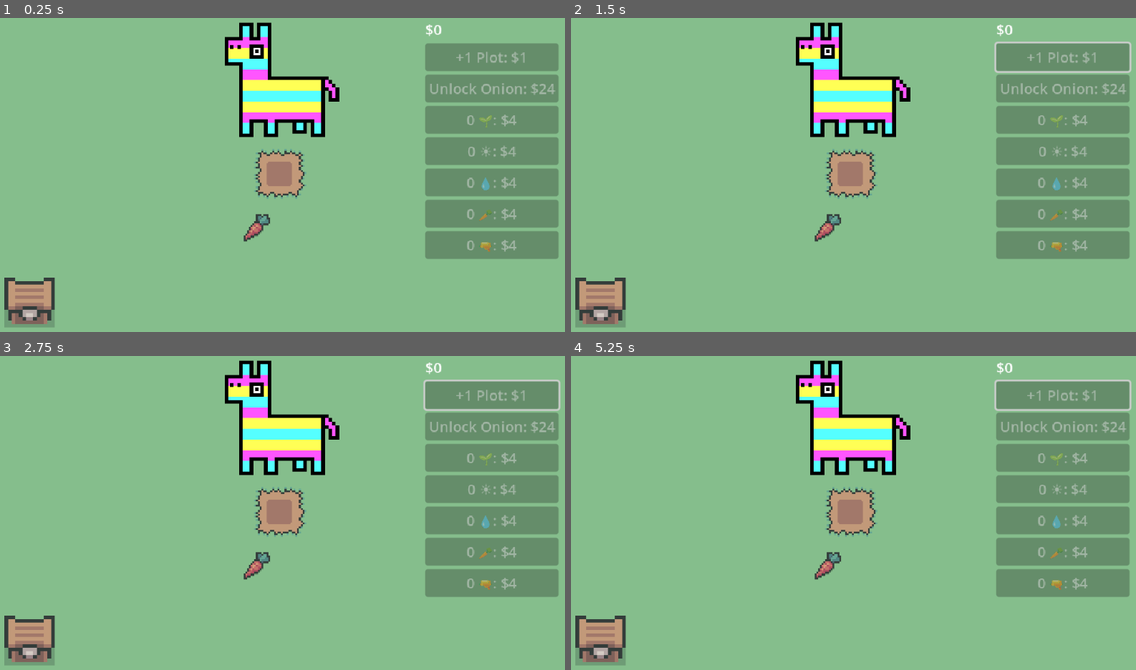
Above: before the commit, frames 1-4 (two rows, left to right).
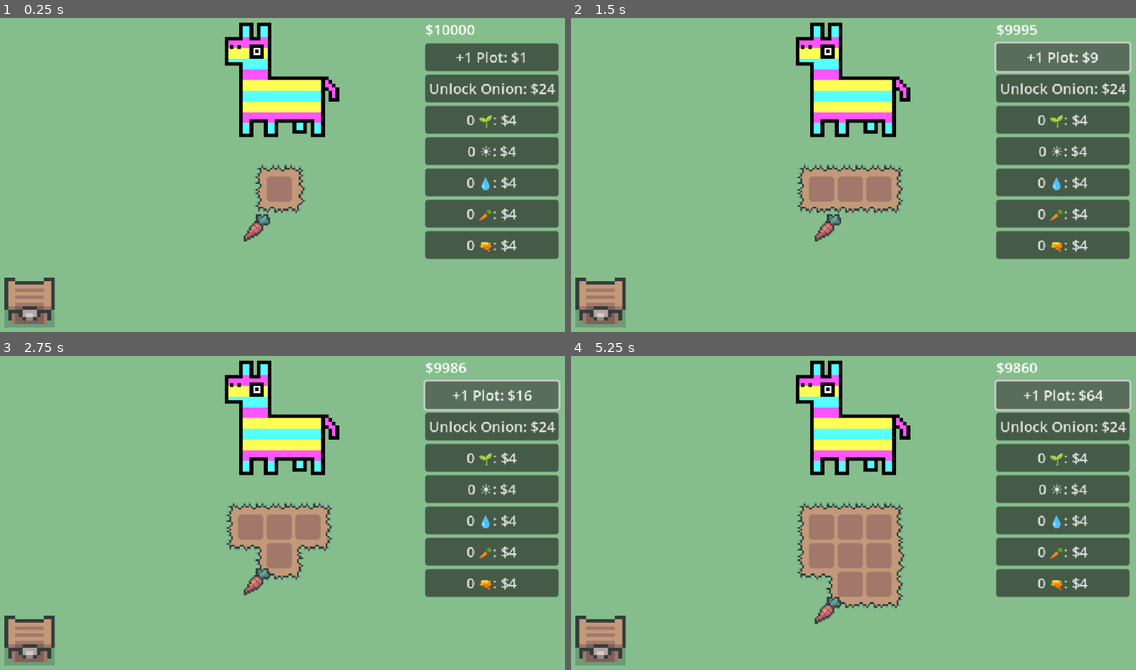
Above: after the commit, the same moments.

Repository: eric-marsh/farminata
Game: Godot game, scene res://scene/scene_switcher.tscn
The game is run twice, just before and just after one commit, with the same random seed, the same clock (stepped at 60 frames per second) and the same inputs. Sound files missing from this copy of the repository are replaced by a short silence.
Inputs (mouse positions are in pixels of both pictures, inside the frame that each line leads up to):
- Up to frame 1 (0.25 s): no input
- Up to frame 2 (1.5 s): click (1062, 58) at 0.5 s, where only the run after the commit has a clickable "+1 Plot: $1"; click (1062, 58) at 1.25 s, where only the run after the commit has a clickable "+1 Plot: $4"
- Up to frame 3 (2.75 s): click (491, 396) at 2 s, where only the run after the commit has a clickable "+1 Plot: $9"
- Up to frame 4 (5.25 s): click (1062, 396) at 2.75 s, where only the run after the commit has a clickable "+1 Plot: $16"; click (1062, 396) at 3.5 s, where only the run after the commit has a clickable "+1 Plot: $25"; click (1062, 396) at 4.25 s, where only the run after the commit has a clickable "+1 Plot: $36"; click (1062, 396) at 5 s, where only the run after the commit has a clickable "+1 Plot: $49"

The runs differ from the first frame. In frame 1, 16% of the frame differs, in the area x 44-99%, y 2-77%; in frame 2, 17%; in frame 3, 18%; in frame 4, 20%, in the area x 39-99%, y 2-86%.

Commit message:
move droppable out of plot zone

Diff:
--- a/scene/droppable.tscn
+++ b/scene/droppable.tscn
@@ -13,8 +13,8 @@
 
 [node name="Droppable" type="RigidBody2D" groups=["droppable"]]
 z_index = 1
-collision_layer = 3
-collision_mask = 3
+collision_layer = 19
+collision_mask = 19
 input_pickable = true
 script = ExtResource("1_34vfq")
 
--- a/scene/main.tscn
+++ b/scene/main.tscn
@@ -23,9 +23,10 @@
 position = Vector2(-320, -180)
 
 [node name="PlotContainer" type="Node2D" parent="."]
-position = Vector2(320, 180)
+position = Vector2(320, 197)
 
 [node name="SlotMachine" parent="PlotContainer" node_paths=PackedStringArray("paired_plot_grid") instance=ExtResource("4_brvut")]
+visible = false
 position = Vector2(44, -32)
 paired_plot_grid = NodePath("../PlotGrid")
 
--- a/scene/plot_grid.tscn
+++ b/scene/plot_grid.tscn
@@ -1,8 +1,11 @@
-[gd_scene load_steps=4 format=3 uid="uid://b8nkjd470xyme"]
+[gd_scene load_steps=5 format=3 uid="uid://b8nkjd470xyme"]
 
 [ext_resource type="Script" uid="uid://caodt7wtk6rf0" path="res://script/plot_grid.gd" id="1_iwkn7"]
 [ext_resource type="PackedScene" uid="uid://b7mjmd8qocm5n" path="res://scene/plot.tscn" id="2_315pt"]
 [ext_resource type="TileSet" uid="uid://dr8cfe3biaoab" path="res://main_tileset.tres" id="3_315pt"]
+
+[sub_resource type="RectangleShape2D" id="RectangleShape2D_315pt"]
+size = Vector2(64, 64)
 
 [node name="PlotGrid" type="Node2D"]
 script = ExtResource("1_iwkn7")
@@ -20,3 +23,11 @@
 
 [node name="Plot4" parent="." instance=ExtResource("2_315pt")]
 position = Vector2(32, 32)
+
+[node name="StaticBody2D" type="StaticBody2D" parent="."]
+collision_layer = 16
+collision_mask = 16
+
+[node name="CollisionShape2D" type="CollisionShape2D" parent="StaticBody2D"]
+position = Vector2(32, 32)
+shape = SubResource("RectangleShape2D_315pt")
--- a/script/debug.gd
+++ b/script/debug.gd
@@ -2,7 +2,7 @@
 
 var DEBUG_SHOW_HELPER_STATE: bool = true
 
-var STARTING_MONEY: int = 0.0
+var STARTING_MONEY: int = 10000
 
 #var Helper_Speed: float = 200.0
 var Helper_Speed: float = 0.0
--- a/script/droppable.gd
+++ b/script/droppable.gd
@@ -77,7 +77,10 @@
 	is_dragging = true
 	$Sprite2D.scale = dragging_scale
 	Globals.Main.is_dragging = true
+	Globals.Main.dragged_droppable = self
 	set_collision_layer_value(1, false)
+	set_collision_layer_value(5, false)
+	set_collision_mask_value(5, false)
 
 func stop_dragging() -> void:
 	if !Globals.Main:
@@ -85,7 +88,16 @@
 	is_dragging = false
 	$Sprite2D.scale = Vector2.ONE
 	Globals.Main.is_dragging = false
+	Globals.Main.dragged_droppable = null
 	set_collision_layer_value(1, true)
+	Util.quick_timer(self, 0.000001, func():
+		if is_instance_valid(self):
+			sleeping=false
+			set_collision_layer_value(5, true)
+			set_collision_mask_value(5, true)
+			global_position += Vector2(1,0)
+		)
+
 
 func delete():
 	print("delete")
--- a/script/main.gd
+++ b/script/main.gd
@@ -8,6 +8,7 @@
 
 var max_blocks: int = 900
 var is_dragging: bool = false
+var dragged_droppable: droppable = null
 
 func _ready() -> void:
 	global_timer = 0
@@ -15,9 +16,8 @@
 	is_game_over = false
 	is_paused = false
 
-
 	if Debug.STARTING_MONEY > 0:
-		State.money = Debug.STARTING_MONEY
+		change_money(Debug.STARTING_MONEY)
 
 func _process(delta: float) -> void:
 	if Globals.Main and Globals.Main.is_paused:
@@ -39,13 +39,13 @@
 		if is_paused and Globals.Audio:
 			Globals.Audio.ship_hover_stop()
 
-	#if event is InputEventMouseButton:
-		#if event.button_index == MOUSE_BUTTON_LEFT and !event.pressed:
-			#is_dragging = false
-			#if dragged_droppable:
-				#dragged_droppable.is_dragging = false
-				#dragged_droppable.start_static = true
-				#dragged_droppable = null
+	if event is InputEventMouseButton and event.button_index == MOUSE_BUTTON_LEFT and !event.pressed:
+		call_deferred("stop_dragging_droppable")
+
+func stop_dragging_droppable() -> void:
+	if dragged_droppable:
+		dragged_droppable.stop_dragging()
+
 
 var can_restart_game = false
 func check_game_over():
@@ -59,8 +59,9 @@
 	pass
 
 func change_money(money_dif: int):
-	State.money += money_dif
-	Globals.CanvasLayerNode.update_money_counter()
+	if Globals.CanvasLayerNode:
+		State.money += money_dif
+		Globals.CanvasLayerNode.update_money_counter()
 
 #
 #var ParticleBrickHit = preload("res://scene/particle_brick_hit.tscn")
--- a/script/plot_grid.gd
+++ b/script/plot_grid.gd
@@ -42,6 +42,8 @@
 	var terrain_set: int = 0
 	tile_map_layer.set_cell(square_pos, source_id, Vector2i(1, 1), 0)
 	tile_map_layer.set_cells_terrain_connect([square_pos], terrain_set, terrain_set)
+
+	update_push_zone(p.size.x)
 
 
 
@@ -133,3 +135,32 @@
 	Vector2(-3, 4),
 	Vector2(3, 4),
 ]
+
+
+func update_push_zone(square_size: int) -> void:
+	var min_x = INF
+	var max_x = -INF
+	var min_y = INF
+	var max_y = -INF
+
+	var squares = square_position_array.slice(0, plots.size())
+
+	# Find bounds in tile coordinates
+	for pos in squares:
+		min_x = min(min_x, pos.x)
+		max_x = max(max_x, pos.x)
+		min_y = min(min_y, pos.y)
+		max_y = max(max_y, pos.y)
+
+	# Convert to pixels
+	var rect_width = (max_x - min_x + 1) * square_size
+	var rect_height = (max_y - min_y + 1) * square_size
+	var rect_center = Vector2(
+		(min_x + max_x + 1) / 2.0 * square_size - square_size / 2,
+		(min_y + max_y + 1) / 2.0 * square_size - square_size / 2
+	)
+
+	var shape = RectangleShape2D.new()
+	shape.extents = Vector2(rect_width, rect_height) / 2.0
+	$StaticBody2D/CollisionShape2D.shape = shape
+	$StaticBody2D/CollisionShape2D.position = rect_center + Vector2(square_size/2,square_size/2)
